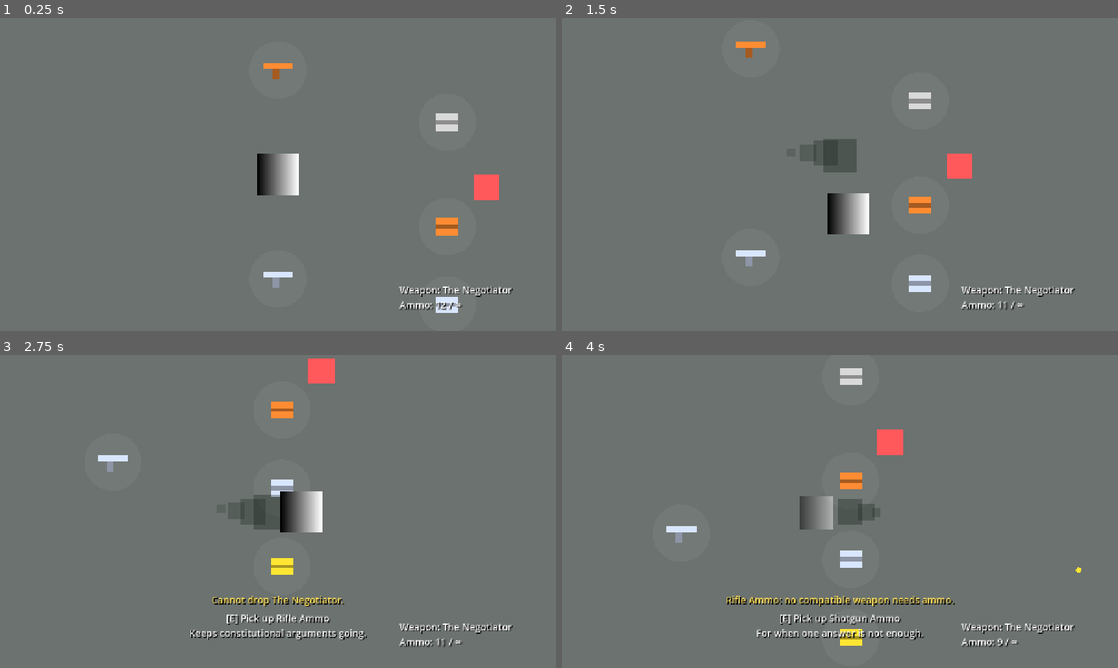
Above: before the commit, frames 1-4 (two rows, left to right).
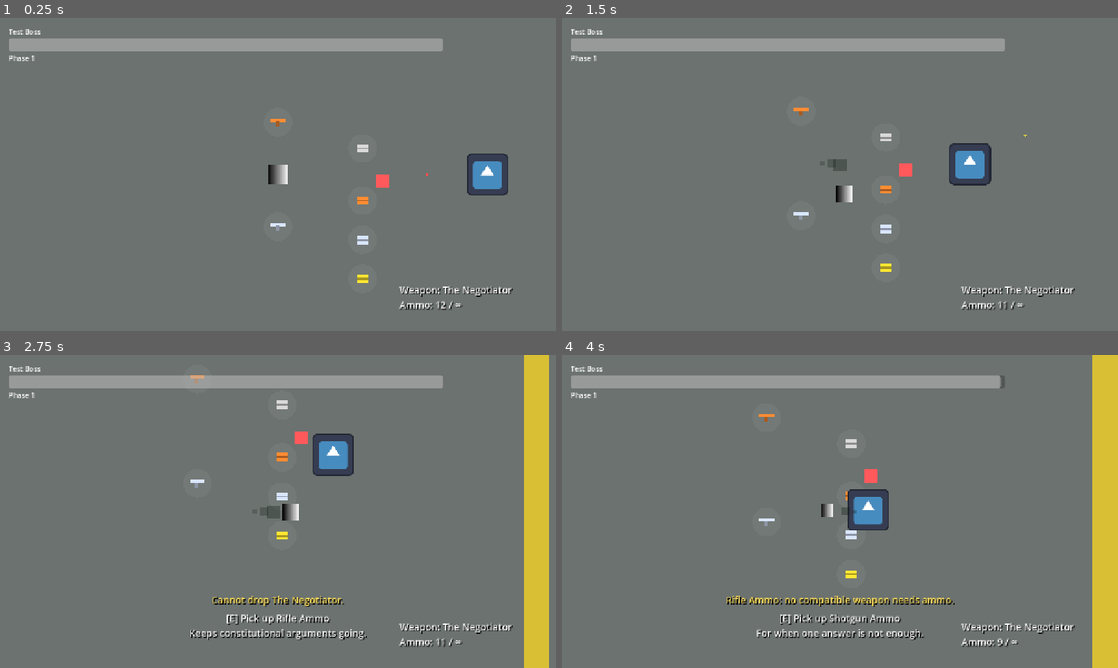
Above: after the commit, the same moments.

Repository: Kutsarskiy/oops-another-tramp
Game: Godot game, scene res://scenes/game.tscn
Same seed, same stepped clock (60 frames per second), same inputs: the game is played once before the commit and once after it. The engine's default icon, where the game draws it, is replaced by a stand-in: a white triangle on a blue panel in a dark square.
Inputs (mouse positions are in pixels of both pictures, inside the frame that each line leads up to):
- Up to frame 1 (0.25 s): no input
- Up to frame 2 (1.5 s): tap Enter at 0.5 s; move the mouse to (962, 158) at 0.52 s; press the mouse at (962, 158) at 0.53 s; hold Right (ui_right) 0.53-1.28 s; move the mouse to (728, 190) at 1.27 s; release the mouse at (728, 190) at 1.28 s; hold Down (ui_down) from 1.28 s (still down); right-click (728, 190) at 1.35 s
- Up to frame 3 (2.75 s): click (166, 527) at 1.55 s; move the mouse to (333, 442) at 2.02 s; release Down (ui_down) at 2.03 s; press the mouse at (333, 442) at 2.03 s; hold Right (ui_right) from 2.03 s (still down); tap G (drop_weapon) at 2.1 s
- Up to frame 4 (4 s): move the mouse to (812, 574) at 2.77 s; release Right (ui_right) at 2.78 s; release the mouse at (812, 574) at 2.78 s; hold Up (ui_up) 2.78-3.53 s; tap E (interact) at 2.85 s; click (812, 574) at 3.05 s; move the mouse to (1006, 558) at 3.52 s; press the mouse at (1006, 558) at 3.53 s; hold Left (ui_left) from 3.53 s (still down)

The runs differ from the first frame. In frame 1, 6.6% of the frame differs, in the area x 1-92%, y 3-95%; in frame 2, 7.2%; in frame 3, 12%, in the area x 1-99%, y 0-100%; in frame 4, 11%.

Commit message:
Добавил систему регистрации главных боссов, тестового босса и HUD

Diff:
--- a/project.godot
+++ b/project.godot
@@ -18,6 +18,11 @@
 run/main_scene="uid://r5mom464fe8l"
 config/features=PackedStringArray("4.6", "GL Compatibility")
 config/icon="res://icon.svg"
+
+[autoload]
+
+RunManager="*uid://rapr55bc50mg"
+BossManager="*uid://cs4gxfsfy013j"
 
 [display]
 
--- /dev/null
+++ b/scenes/bosses/test_boss.tscn
@@ -0,0 +1,20 @@
+[gd_scene format=3 uid="uid://ccgcg1dl7td02"]
+
+[ext_resource type="Script" uid="uid://c2617m3m4x0lk" path="res://scripts/bosses/test_boss.gd" id="1_2ipu8"]
+[ext_resource type="Texture2D" uid="uid://djjwp8f18eo1j" path="res://icon.svg" id="2_dt46n"]
+[ext_resource type="Script" uid="uid://8o3tt7kwruf1" path="res://scripts/boss_attacks/boss_attack_controller.gd" id="3_dt46n"]
+
+[sub_resource type="RectangleShape2D" id="RectangleShape2D_qbl7o"]
+size = Vector2(64, 64)
+
+[node name="TestBoss" type="CharacterBody2D" unique_id=1457671439 groups=["enemy"]]
+script = ExtResource("1_2ipu8")
+
+[node name="Sprite2D" type="Sprite2D" parent="." unique_id=1052193055]
+texture = ExtResource("2_dt46n")
+
+[node name="CollisionShape2D" type="CollisionShape2D" parent="." unique_id=923748059]
+shape = SubResource("RectangleShape2D_qbl7o")
+
+[node name="AttackController" type="Node" parent="." unique_id=1298105506]
+script = ExtResource("3_dt46n")
--- a/scenes/bullet.gd
+++ b/scenes/bullet.gd
@@ -80,6 +80,7 @@
 
 
 func _on_body_entered(body: Node) -> void:
+
 	if body.is_in_group(team):
 		return
 
--- a/scenes/bullet.tscn
+++ b/scenes/bullet.tscn
@@ -1,13 +1,13 @@
-[gd_scene load_steps=3 format=3 uid="uid://bk0atyhwksxmi"]
+[gd_scene format=3 uid="uid://bk0atyhwksxmi"]
 
 [ext_resource type="Script" uid="uid://bdgl803b0l8ud" path="res://scenes/bullet.gd" id="1_v7oki"]
 
 [sub_resource type="CircleShape2D" id="CircleShape2D_rtl8c"]
 radius = 4.0
 
-[node name="Bullet" type="Area2D"]
+[node name="Bullet" type="Area2D" unique_id=1821087071]
 collision_layer = 4
 script = ExtResource("1_v7oki")
 
-[node name="CollisionShape2D" type="CollisionShape2D" parent="."]
+[node name="CollisionShape2D" type="CollisionShape2D" parent="." unique_id=1360118746]
 shape = SubResource("CircleShape2D_rtl8c")
--- a/scenes/game.tscn
+++ b/scenes/game.tscn
@@ -9,6 +9,8 @@
 [ext_resource type="Script" uid="uid://cjck01aatw0wo" path="res://scripts/ui/action_message_hud.gd" id="7_0tnpc"]
 [ext_resource type="PackedScene" uid="uid://cnee866hbv5oq" path="res://scenes/weapons/weapon_pickup.tscn" id="7_u5sy4"]
 [ext_resource type="PackedScene" uid="uid://bg8u27pltsphw" path="res://scenes/items/ammo_pickup.tscn" id="8_gee14"]
+[ext_resource type="PackedScene" uid="uid://d2vecgpgxk1sq" path="res://scenes/ui/boss_hud.tscn" id="8_kvpfn"]
+[ext_resource type="Script" uid="uid://bhgrnv53fbrnp" path="res://scripts/managers/boss_spawner.gd" id="11_dinhu"]
 
 [sub_resource type="Gradient" id="Gradient_8cj0n"]
 
@@ -31,7 +33,7 @@
 shape = SubResource("RectangleShape2D_yqjtg")
 
 [node name="Camera2D" type="Camera2D" parent="Player" unique_id=1840671782]
-zoom = Vector2(1.5, 1.5)
+zoom = Vector2(0.75, 0.75)
 position_smoothing_enabled = true
 rotation_smoothing_enabled = true
 
@@ -75,7 +77,7 @@
 grow_vertical = 2
 color = Color(0.42133397, 0.44611454, 0.43636146, 1)
 
-[node name="Minion" parent="." unique_id=1783753798 instance=ExtResource("3_lnu2h")]
+[node name="Minion" parent="." unique_id=1783753798 groups=["enemy"] instance=ExtResource("3_lnu2h")]
 position = Vector2(300, 0)
 
 [node name="UI" type="CanvasLayer" parent="." unique_id=60715672]
@@ -94,6 +96,8 @@
 offset_right = 40.0
 offset_bottom = 23.0
 script = ExtResource("7_0tnpc")
+
+[node name="BossHUD" parent="UI" unique_id=718993401 instance=ExtResource("8_kvpfn")]
 
 [node name="FinalOfferPickup" parent="." unique_id=1408864703 instance=ExtResource("7_u5sy4")]
 position = Vector2(0, -160)
@@ -116,3 +120,9 @@
 [node name="SidearmAmmoPickup" parent="." unique_id=1981171155 instance=ExtResource("8_gee14")]
 position = Vector2(260, 320)
 ammo_type = "sidearm"
+
+[node name="BossSpawner" type="Node" parent="." unique_id=568768563]
+script = ExtResource("11_dinhu")
+
+[node name="MainBossSpawnPoint" type="Marker2D" parent="BossSpawner" unique_id=1549005352]
+position = Vector2(666, 0)
--- /dev/null
+++ b/scenes/ui/boss_hud.tscn
@@ -0,0 +1,35 @@
+[gd_scene format=3 uid="uid://d2vecgpgxk1sq"]
+
+[ext_resource type="Script" uid="uid://bu4di3og7fi4w" path="res://scripts/ui/boss_hud.gd" id="1_ywhax"]
+
+[node name="BossHUD" type="Control" unique_id=718993401]
+layout_mode = 3
+anchors_preset = 10
+anchor_right = 1.0
+grow_horizontal = 2
+script = ExtResource("1_ywhax")
+
+[node name="MarginContainer" type="MarginContainer" parent="." unique_id=1908953012]
+layout_mode = 0
+offset_right = 40.0
+offset_bottom = 40.0
+theme_override_constants/margin_left = 20
+theme_override_constants/margin_top = 20
+theme_override_constants/margin_right = 20
+
+[node name="VBoxContainer" type="VBoxContainer" parent="MarginContainer" unique_id=867200719]
+layout_mode = 2
+
+[node name="BossName" type="Label" parent="MarginContainer/VBoxContainer" unique_id=1886472883]
+layout_mode = 2
+text = "Boss"
+
+[node name="BossHP" type="ProgressBar" parent="MarginContainer/VBoxContainer" unique_id=853214554]
+custom_minimum_size = Vector2(1000, 30)
+layout_mode = 2
+value = 100.0
+show_percentage = false
+
+[node name="PhaseLabel" type="Label" parent="MarginContainer/VBoxContainer" unique_id=1039480630]
+layout_mode = 2
+text = "Phase 1"
--- /dev/null
+++ b/scripts/boss_attacks/boss_attack.gd
@@ -0,0 +1,13 @@
+extends RefCounted
+class_name BossAttack
+
+
+var owner_boss: BaseBoss
+
+
+func initialize(boss: BaseBoss) -> void:
+	owner_boss = boss
+
+
+func update(_delta: float) -> void:
+	pass
--- /dev/null
+++ b/scripts/boss_attacks/boss_attack_controller.gd
@@ -0,0 +1,15 @@
+extends Node
+class_name BossAttackController
+
+
+var attacks: Array[BossAttack] = []
+
+
+func add_attack(attack: BossAttack) -> void:
+	attacks.append(attack)
+
+
+func _process(delta: float) -> void:
+
+	for attack in attacks:
+		attack.update(delta)
--- /dev/null
+++ b/scripts/boss_attacks/test_shoot_attack.gd
@@ -0,0 +1,44 @@
+extends BossAttack
+class_name TestShootAttack
+
+
+var cooldown: float = 1.5
+var timer: float = 0.0
+
+var bullet_scene := preload("res://scenes/bullet.tscn")
+
+
+func update(delta: float) -> void:
+
+	timer -= delta
+
+	if timer > 0.0:
+		return
+
+	timer = cooldown
+
+	shoot()
+
+
+func shoot() -> void:
+
+	if owner_boss == null:
+		return
+
+	var player := owner_boss.get_tree().get_first_node_in_group("player")
+
+	if player == null:
+		return
+
+	var bullet = bullet_scene.instantiate()
+
+	owner_boss.get_parent().add_child(bullet)
+
+	bullet.global_position = owner_boss.global_position
+
+	bullet.direction = (
+		player.global_position -
+		owner_boss.global_position
+	).normalized()
+
+	bullet.setup_bullet(true)
--- /dev/null
+++ b/scripts/bosses/base_boss.gd
@@ -0,0 +1,63 @@
+extends Damageable
+class_name BaseBoss
+
+
+signal boss_started
+signal boss_damaged(current_hp)
+signal phase_changed(new_phase)
+signal boss_defeated
+
+@export var boss_id: String = "base_boss"
+@export var boss_name: String = "Base Boss"
+@export var boss_max_hp: float = 100.0
+
+var current_phase: int = 1
+
+var phase_thresholds: Dictionary = {
+	2: 0.50
+}
+
+
+func _ready() -> void:
+
+	max_hp = boss_max_hp
+
+	super()
+
+	boss_started.emit()
+
+
+func take_damage(amount: int) -> void:
+
+	super(amount)
+
+	boss_damaged.emit(current_hp)
+
+	check_phase_transition()
+
+
+func check_phase_transition() -> void:
+
+	for phase in phase_thresholds.keys():
+
+		if phase <= current_phase:
+			continue
+
+		var threshold: float = phase_thresholds[phase]
+
+		if current_hp <= max_hp * threshold:
+			enter_phase(phase)
+
+
+func enter_phase(phase_number: int) -> void:
+
+	current_phase = phase_number
+
+	phase_changed.emit(current_phase)
+
+
+func die() -> void:
+
+	boss_defeated.emit()
+
+	super()
--- /dev/null
+++ b/scripts/bosses/test_boss.gd
@@ -0,0 +1,52 @@
+extends BaseBoss
+
+@export var move_speed: float = 100.0
+@export var phase_2_speed_multiplier: float = 1.5
+
+var player: Node2D = null
+
+@onready var attack_controller: BossAttackController = $AttackController
+
+
+func _ready() -> void:
+
+	boss_id = "test_boss"
+	boss_name = "Test Boss"
+
+	super()
+
+	player = get_tree().get_first_node_in_group("player")
+
+	BossManager.register_main_boss(self)
+
+	var shoot_attack := TestShootAttack.new()
+
+	shoot_attack.initialize(self)
+
+	attack_controller.add_attack(shoot_attack)
+
+
+func _physics_process(_delta: float) -> void:
+
+	if player == null:
+		return
+
+	var direction := global_position.direction_to(
+		player.global_position
+	)
+
+	velocity = direction * move_speed
+
+	move_and_slide()
+
+
+func enter_phase(phase_number: int) -> void:
+
+	super(phase_number)
+
+	match phase_number:
+
+		2:
+			move_speed *= phase_2_speed_multiplier
+
+			print("TEST BOSS PHASE 2")
--- /dev/null
+++ b/scripts/core/damageable.gd
@@ -0,0 +1,38 @@
+extends CharacterBody2D
+class_name Damageable
+
+signal damaged(amount: int)
+signal died
+
+var max_hp: float = 100.0
+var current_hp: float
+
+
+func _ready() -> void:
+	current_hp = max_hp
+
+
+func take_damage(amount: int) -> void:
+
+	current_hp -= amount
+
+	damaged.emit(amount)
+
+	if current_hp <= 0.0:
+		current_hp = 0.0
+		die()
+
+
+func heal(amount: int) -> void:
+
+	current_hp = min(
+		current_hp + amount,
+		max_hp
+	)
+
+
+func die() -> void:
+
+	died.emit()
+
+	queue_free()
--- /dev/null
+++ b/scripts/data/boss_database.gd
@@ -0,0 +1,14 @@
+extends Node
+class_name BossDatabase
+
+
+static func get_boss_scene(boss_id: String) -> PackedScene:
+
+	match boss_id:
+
+		"test_boss":
+			return preload(
+				"res://scenes/bosses/test_boss.tscn"
+			)
+
+	return null
--- /dev/null
+++ b/scripts/data/circle_database.gd
@@ -0,0 +1,39 @@
+extends RefCounted
+class_name CircleDatabase
+
+
+static func get_circle_data(circle_id: int) -> Dictionary:
+
+	var circles := {
+		1: {
+			"name": "First Circle",
+			"boss_id": "sleepy_joe",
+			"boss_scene": null
+		},
+
+		2: {
+			"name": "Second Circle",
+			"boss_id": "techno_king",
+			"boss_scene": null
+		},
+
+		3: {
+			"name": "Third Circle",
+			"boss_id": "madam_firewall",
+			"boss_scene": null
+		},
+
+		4: {
+			"name": "Fourth Circle",
+			"boss_id": "xi_jinping",
+			"boss_scene": null
+		},
+
+		5: {
+			"name": "Fifth Circle",
+			"boss_id": "boris_johnson",
+			"boss_scene": null
+		}
+	}
+
+	return circles.get(circle_id, {})
--- a/scripts/items/ammo_pickup.gd
+++ b/scripts/items/ammo_pickup.gd
@@ -132,17 +132,17 @@
 
 	match ammo_type:
 		"universal":
-			return 0.10
+			return 0.25
 		"sidearm":
-			return 0.25
+			return 0.50
 		"shotgun":
-			return 0.25
+			return 0.50
 		"rifle":
-			return 0.25
+			return 0.50
 		"heavy":
-			return 0.25
+			return 0.50
 		_:
-			return 0.10
+			return 0.50
 
 
 func _get_display_name() -> String:
--- /dev/null
+++ b/scripts/managers/boss_encounter.gd
@@ -0,0 +1,44 @@
+extends RefCounted
+class_name BossEncounter
+
+var main_bosses: Array[BaseBoss] = []
+var mini_bosses: Array[BaseBoss] = []
+var boss_objects: Array = []
+
+
+func add_main_boss(boss: BaseBoss) -> void:
+
+	if boss not in main_bosses:
+		main_bosses.append(boss)
+
+
+func add_mini_boss(boss: BaseBoss) -> void:
+
+	if boss not in mini_bosses:
+		mini_bosses.append(boss)
+
+
+func add_boss_object(obj) -> void:
+
+	if obj not in boss_objects:
+		boss_objects.append(obj)
+
+
+func remove_main_boss(boss: BaseBoss) -> void:
+
+	main_bosses.erase(boss)
+
+
+func remove_mini_boss(boss: BaseBoss) -> void:
+
+	mini_bosses.erase(boss)
+
+
+func remove_boss_object(obj) -> void:
+
+	boss_objects.erase(obj)
+
+
+func is_completed() -> bool:
+
+	return main_bosses.is_empty()
--- /dev/null
+++ b/scripts/managers/boss_manager.gd
@@ -0,0 +1,97 @@
+extends Node
+
+enum BossState {
+	IDLE,
+	SPAWNING,
+	ACTIVE,
+	PHASE_TRANSITION,
+	DEFEATED
+}
+
+signal encounter_started
+signal encounter_completed
+
+signal boss_spawned(boss)
+signal boss_phase_changed(phase)
+signal boss_defeated(boss)
+
+var boss_state: BossState = BossState.IDLE
+
+var encounter: BossEncounter = BossEncounter.new()
+
+
+func start_encounter() -> void:
+
+	encounter = BossEncounter.new()
+
+	boss_state = BossState.ACTIVE
+
+	encounter_started.emit()
+
+	RunManager.set_run_state(
+		RunManager.RunState.BOSS_FIGHT
+	)
+
+
+func register_main_boss(boss: BaseBoss) -> void:
+
+	encounter.add_main_boss(boss)
+
+	boss.phase_changed.connect(_on_phase_changed)
+
+	boss.boss_defeated.connect(
+		func():
+			_on_main_boss_defeated(boss)
+	)
+
+	boss_spawned.emit(boss)
+
+
+func register_mini_boss(boss: BaseBoss) -> void:
+
+	encounter.add_mini_boss(boss)
+
+	boss.phase_changed.connect(_on_phase_changed)
+
+	boss.boss_defeated.connect(
+		func():
+			_on_mini_boss_defeated(boss)
+	)
+
+
+func register_boss_object(obj) -> void:
+
+	encounter.add_boss_object(obj)
+
+
+func _on_phase_changed(new_phase: int) -> void:
+
+	boss_state = BossState.PHASE_TRANSITION
+
+	boss_phase_changed.emit(new_phase)
+
+	boss_state = BossState.ACTIVE
+
+
+func _on_main_boss_defeated(boss: BaseBoss) -> void:
+
+	encounter.remove_main_boss(boss)
+
+	boss_defeated.emit(boss)
+
+	if encounter.is_completed():
+
+		boss_state = BossState.DEFEATED
+
+		RunManager.set_run_state(
+			RunManager.RunState.BOSS_DEFEATED
+		)
+
+		encounter_completed.emit()
+
+
+func _on_mini_boss_defeated(boss: BaseBoss) -> void:
+
+	encounter.remove_mini_boss(boss)
+
+	boss_defeated.emit(boss)
--- /dev/null
+++ b/scripts/managers/boss_spawner.gd
@@ -0,0 +1,39 @@
+extends Node
+
+@export var boss_id: String = "test_boss"
+
+@onready var spawn_point: Marker2D = $MainBossSpawnPoint
+
+
+func _ready() -> void:
+
+	call_deferred("_spawn_boss")
+
+
+func spawn_boss(new_boss_id: String) -> Node:
+
+	var scene := BossDatabase.get_boss_scene(
+		new_boss_id
+	)
+
+	if scene == null:
+
+		push_error(
+			"BossSpawner: Unknown boss id: "
+			+ new_boss_id
+		)
+
+		return null
+
+	var boss = scene.instantiate()
+
+	get_tree().current_scene.add_child(boss)
+
+	boss.global_position = spawn_point.global_position
+
+	return boss
+
+
+func _spawn_boss() -> void:
+
+	spawn_boss(boss_id)
--- /dev/null
+++ b/scripts/managers/circle_manager.gd
@@ -0,0 +1,46 @@
+extends Node
+
+signal circle_started(circle_id)
+signal circle_completed(circle_id)
+
+var circle_id: int = 1
+var circle_name: String = ""
+
+var boss_id: String = ""
+var boss_scene: PackedScene = null
+
+
+func load_circle(new_circle_id: int) -> void:
+
+	var data := CircleDatabase.get_circle_data(new_circle_id)
+
+	if data.is_empty():
+		push_error("Circle not found: " + str(new_circle_id))
+		return
+
+	circle_id = new_circle_id
+	circle_name = data["name"]
+	boss_id = data["boss_id"]
+	boss_scene = data["boss_scene"]
+
+
+func start_circle() -> void:
+
+	RunManager.set_current_circle(circle_id)
+
+	RunManager.set_current_boss(boss_id)
+
+	RunManager.set_run_state(
+		RunManager.RunState.IN_CIRCLE
+	)
+
+	circle_started.emit(circle_id)
+
+
+func complete_circle() -> void:
+
+	circle_completed.emit(circle_id)
+
+
+func get_next_circle() -> int:
+	return circle_id + 1
--- /dev/null
+++ b/scripts/managers/run_manager.gd
@@ -0,0 +1,69 @@
+extends Node
+
+enum RunState {
+	MENU,
+	IN_CIRCLE,
+	BOSS_INTRO,
+	BOSS_FIGHT,
+	BOSS_DEFEATED,
+	ENCOUNTER_COMPLETE,
+	SHOP,
+	RUN_COMPLETE,
+	GAME_OVER
+}
+
+signal run_state_changed(new_state)
+signal circle_changed(circle_id)
+signal boss_changed(boss_id)
+
+var current_circle: int = 1
+var current_boss_id: String = ""
+
+var player_lives: int = 5
+var player_money: int = 0
+
+var run_state: RunState = RunState.MENU
+
+
+func set_run_state(new_state: RunState) -> void:
+	if run_state == new_state:
+		return
+
+	run_state = new_state
+	run_state_changed.emit(run_state)
+
+
+func set_current_circle(circle_id: int) -> void:
+	current_circle = circle_id
+	circle_changed.emit(circle_id)
+
+
+func set_current_boss(boss_id: String) -> void:
+	current_boss_id = boss_id
+	boss_changed.emit(boss_id)
+
+
+func add_money(amount: int) -> void:
+	player_money += amount
+
+
+func remove_money(amount: int) -> void:
+	player_money = max(0, player_money - amount)
+
+
+func lose_life() -> void:
+	player_lives -= 1
+
+	if player_lives <= 0:
+		player_lives = 0
+		set_run_state(RunState.GAME_OVER)
+
+
+func reset_run() -> void:
+	current_circle = 1
+	current_boss_id = ""
+
+	player_lives = 5
+	player_money = 0
+
+	set_run_state(RunState.MENU)
--- /dev/null
+++ b/scripts/ui/boss_hud.gd
@@ -0,0 +1,44 @@
+extends Control
+
+@onready var boss_name_label: Label = $MarginContainer/VBoxContainer/BossName
+@onready var hp_bar: ProgressBar = $MarginContainer/VBoxContainer/BossHP
+@onready var phase_label: Label = $MarginContainer/VBoxContainer/PhaseLabel
+
+
+func _ready() -> void:
+
+	hide()
+
+	BossManager.boss_spawned.connect(_on_boss_spawned)
+	BossManager.boss_phase_changed.connect(_on_phase_changed)
+	BossManager.boss_defeated.connect(_on_boss_defeated)
+
+
+func _on_boss_spawned(boss: BaseBoss) -> void:
+
+	show()
+
+	boss_name_label.text = boss.boss_name
+
+	hp_bar.max_value = boss.max_hp
+	hp_bar.value = boss.current_hp
+
+	phase_label.text = "Phase " + str(boss.current_phase)
+
+	if boss.has_signal("boss_damaged"):
+		boss.boss_damaged.connect(_on_boss_damaged)
+
+
+func _on_boss_damaged(current_hp: float) -> void:
+
+	hp_bar.value = current_hp
+
+
+func _on_phase_changed(new_phase: int) -> void:
+
+	phase_label.text = "Phase " + str(new_phase)
+
+
+func _on_boss_defeated(_boss) -> void:
+
+	hide()
--- a/scripts/weapons/weapon_data.gd
+++ b/scripts/weapons/weapon_data.gd
@@ -104,8 +104,8 @@
 	data.bullet_color = Color(1.0, 0.55, 0.2)
 
 	data.magazine_size = 8
-	data.reserve_ammo = 24
-	data.max_reserve_ammo = 24
+	data.reserve_ammo = 192
+	data.max_reserve_ammo = 192
 	data.infinite_reserve_ammo = false
 	data.reload_time = 1.35
 
@@ -142,8 +142,8 @@
 	data.bullet_color = Color(0.85, 0.9, 1.0)
 
 	data.magazine_size = 30
-	data.reserve_ammo = 90
-	data.max_reserve_ammo = 90
+	data.reserve_ammo = 900
+	data.max_reserve_ammo = 900
 	data.infinite_reserve_ammo = false
 	data.reload_time = 1.45
 
Not shown, added: scripts/boss_attacks/boss_attack.gd.uid
Not shown, added: scripts/boss_attacks/boss_attack_controller.gd.uid
Not shown, added: scripts/boss_attacks/test_shoot_attack.gd.uid
Not shown, added: scripts/bosses/base_boss.gd.uid
Not shown, added: scripts/bosses/test_boss.gd.uid
Not shown, added: scripts/core/damageable.gd.uid
Not shown, added: scripts/data/boss_database.gd.uid
Not shown, added: scripts/data/circle_database.gd.uid
Not shown, added: scripts/managers/boss_encounter.gd.uid
Not shown, added: scripts/managers/boss_manager.gd.uid
Not shown, added: scripts/managers/boss_spawner.gd.uid
Not shown, added: scripts/managers/circle_manager.gd.uid
(and 2 more such lines)
